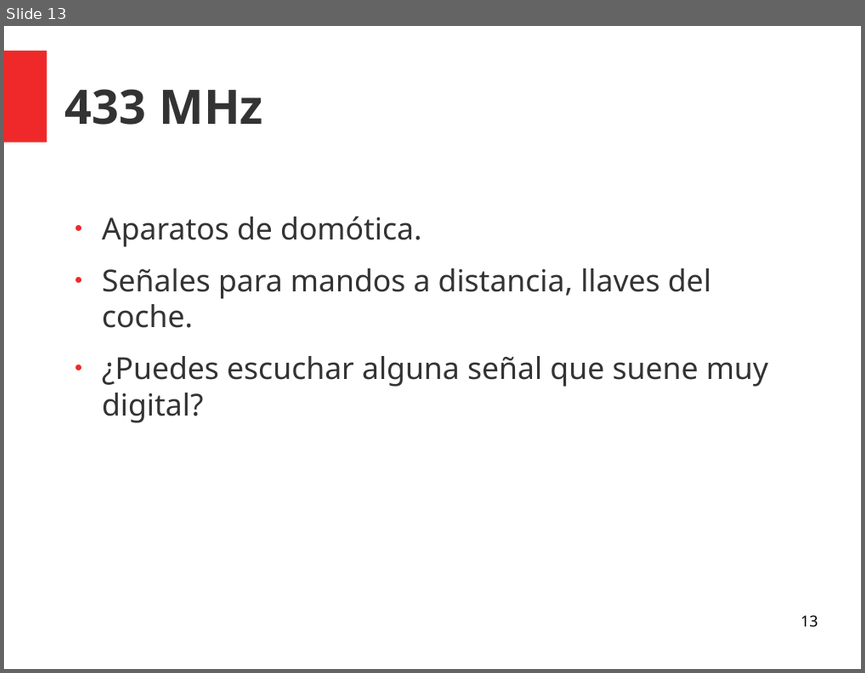
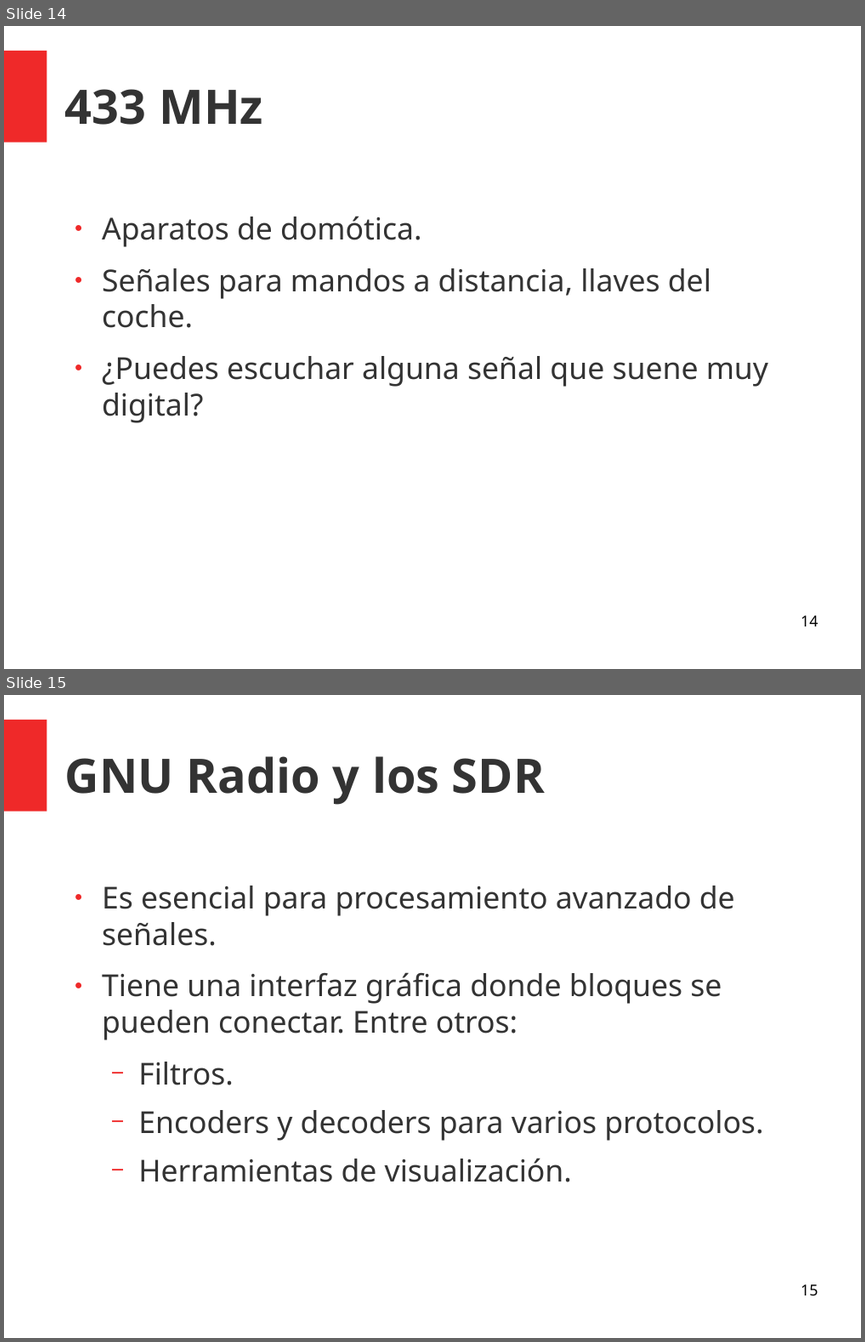
Before and after one commit to north-hackerspace/taller-sdr, a slide deck: sdr.odp. Shown one above the other, each under a label of ours: slide 13 before the commit, slides 14 and 15 after it. The pictures are 865x673 and 865x1342 pixels, drawn with LibreOffice and Linux fonts; fonts in the diff are those of the drawing. Boxes give left, top, right and bottom in pixels: in the first picture for what was removed or moved away, otherwise in the second. Text is boxed around its words. In the diff, an @@ line names an element or a change of style, - is before the commit and + after.

```diff
--- a/sdr.odp
+++ b/sdr.odp
@@ slide 15 added at [4,695,861,1338], background #FFFFFF; not listed: 1 template element that a slide beside it also shows @@
@@ title added at [65,756,545,805], 44 pt, text #333333, bold @@
+GNU Radio y los SDR
@@ text added at [102,885,763,1182], 28 pt, text #333333 @@
+● Es esencial para procesamiento avanzado de señales.
+● Tiene una interfaz gráfica donde bloques se pueden conectar. Entre otros:
+  − Filtros.
+  − Encoders y decoders para varios protocolos.
+  − Herramientas de visualización.
@@ page number added at [800,1284,817,1296], 14 pt, text #000000 @@
+15
@@ what was slide 13 is now slide 14 @@
@@ page number at [800,615,817,626]: text changed @@
-13
+14
```
Also in this commit, not shown: 5 slides changed, 1 other slide added, 1 other file.
